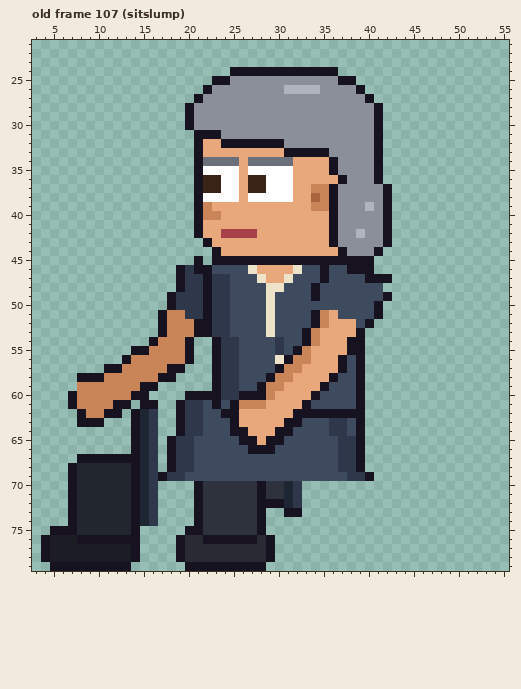
A pixel-art file gets an edit: sprites/clients/client_attorney_b_left_anim.aseprite. This is how it looked before the edit.
64x80 pixels, 129 frames. Colours within 5 levels of each other are drawn and written as one. Shown: old frame 107 (sitslump): x 3..55, y 21..79. The commit also changed other frames, which this record leaves out.
After:
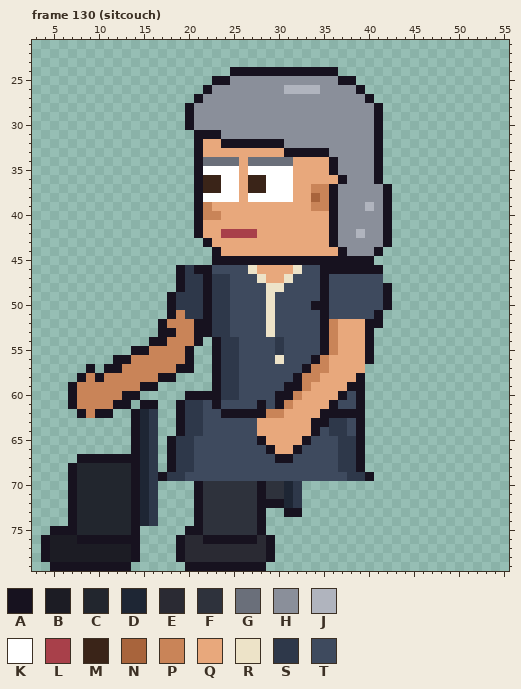
Palette (. is transparent): A #17121f  B #1c1c24  C #22262e  D #1e2634  E #2a2a33  F #2e323c  G #6a6f7a  H #8a8f9a  J #b0b4be  K #ffffff  L #a8404a  M #3a2418  N #a8643c  P #c98458  Q #e8a87c  R #ede3c8  S #2e384a  T #3e4a5e
A new or re-ordered frame is compared with the old frame closest to it.
Changes in this commit:
frames 129 -> 135
Changed rows in their new state; - is an unchanged pixel.
Frame 130 (sitcouch) is new; against old frame 107 (sitslump), layers "Near Arm", "Back Arm":
first column x 7:
45 --------------.---------------------
46 -----------------------------AA---A-
47 ---------------------------------TT.
48 ---------------------------TA------A
49 ---------------------------TA-------
50 ---------------------------AA-----TA
51 ----------.A---------------TAT------
52 ---------------------------TAP--Q-A-
53 -----------A--------------TTAP--QA--
54 ----------A--PA-----------TTAP-QQA--
55 -------------------------TTTAP-QQA--
56 -----A------------------TTTAP-QQQA--
57 --A--------P-A---------TTTAPP-QQQ---
58 --P-------------------TTTAPP-QQQ----
59 A--------------------TTTAAP-QQQA----
60 ------A-.----------TTTTAAP-QQQA-----
61 ------------------TTTATAP-QQQA------
62 ---A-.-------------AAAPP-QQQ--------
63 -...--------------TTT---QQQAA-------
64 ------------------TTT--QQQQA--------
65 -------------------TTAQQQQA---------
66 --------------------TT-QQA----------
67 -----------------------AA-----------
Pixel boxes of the changes (left, top, right, bottom) in both pictures:
erased: (194, 256, 203, 265)
changed: (230, 265, 392, 463)
changed: (68, 310, 203, 427)
